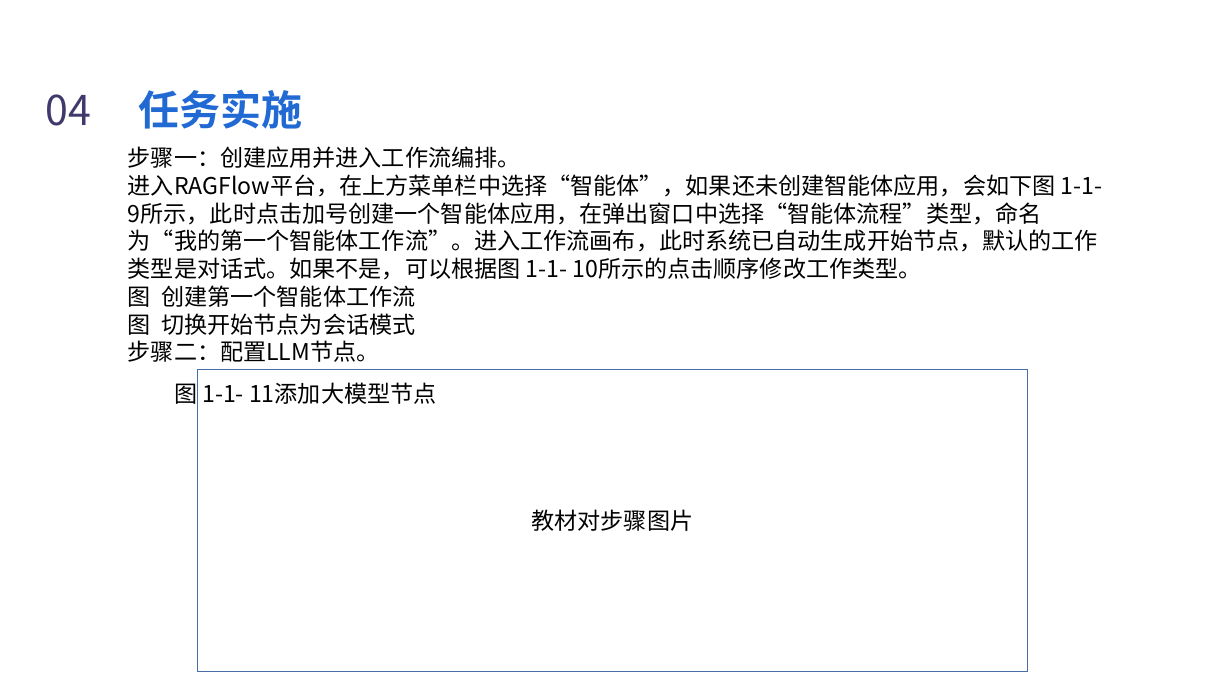
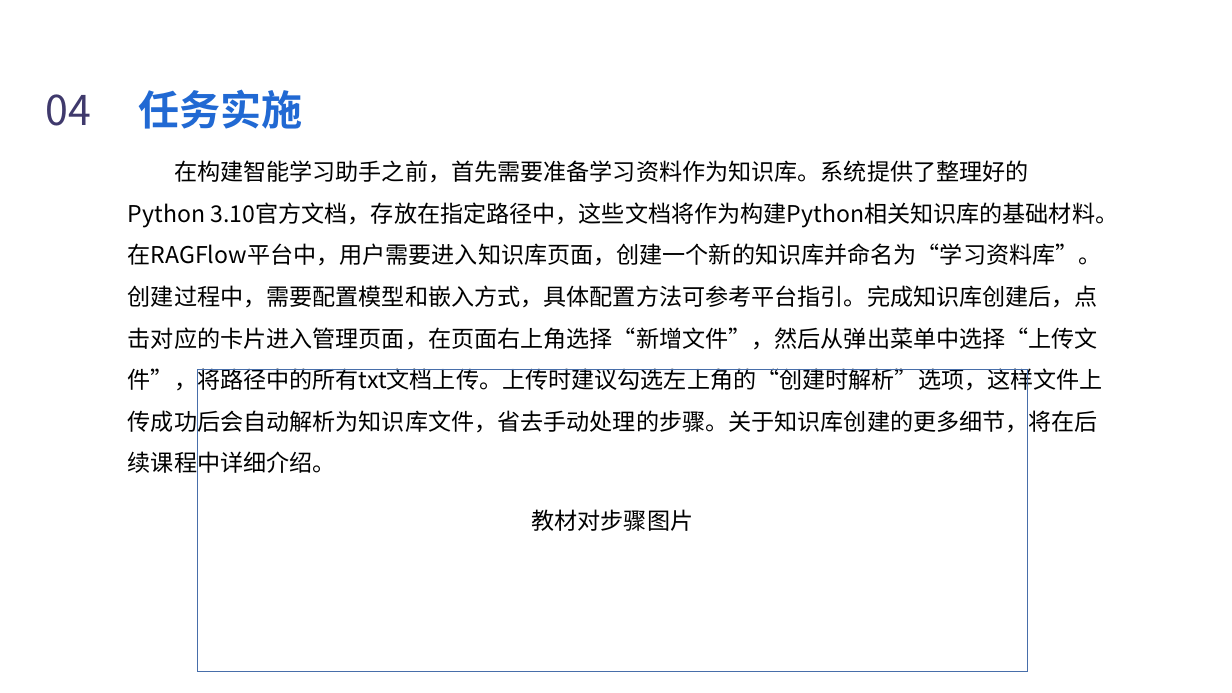
Before and after one commit to Silence1628/Ai_PPT, a slide deck: slide 2 of perception_ppt/perception_output/task/task1_implementation.pptx. Drawn at 1232x693 pixels with LibreOffice and Linux fonts; fonts in the diff are those of the drawing; background and template pictures are left out. Boxes give left, top, right and bottom in pixels: in the first picture for what was removed or moved away, otherwise in the second. Text is boxed around its words. In the diff, an @@ line names an element or a change of style, - is before the commit and + after.

```diff
--- a/perception_ppt/perception_output/task/task1_implementation.pptx
+++ b/perception_ppt/perception_output/task/task1_implementation.pptx
@@ text at (128,160,1118,477): text changed @@
-步骤一：创建应用并进入工作流编排。
-进入RAGFlow平台，在上方菜单栏中选择“智能体”，如果还未创建智能体应用，会如下图 1-1- 9所示，此时点击加号创建一个智能体应用，在弹出窗口中选择“智能体流程”类型，命名为“我的第一个智能体工作流”。进入工作流画布，此时系统已自动生成开始节点，默认的工作类型是对话式。如果不是，可以根据图 1-1- 10所示的点击顺序修改工作类型。
-图 创建第一个智能体工作流
-图 切换开始节点为会话模式
-步骤二：配置LLM节点。
-图 1-1- 11添加大模型节点
+在构建智能学习助手之前，首先需要准备学习资料作为知识库。系统提供了整理好的Python 3.10官方文档，存放在指定路径中，这些文档将作为构建Python相关知识库的基础材料。在RAGFlow平台中，用户需要进入知识库页面，创建一个新的知识库并命名为“学习资料库”。创建过程中，需要配置模型和嵌入方式，具体配置方法可参考平台指引。完成知识库创建后，点击对应的卡片进入管理页面，在页面右上角选择“新增文件”，然后从弹出菜单中选择“上传文件”，将路径中的所有txt文档上传。上传时建议勾选左上角的“创建时解析”选项，这样文件上传成功后会自动解析为知识库文件，省去手动处理的步骤。关于知识库创建的更多细节，将在后续课程中详细介绍。
```
Also in this commit, not shown: 10 other slides changed, 2 slides added, 6 slides removed, 10 other files.
